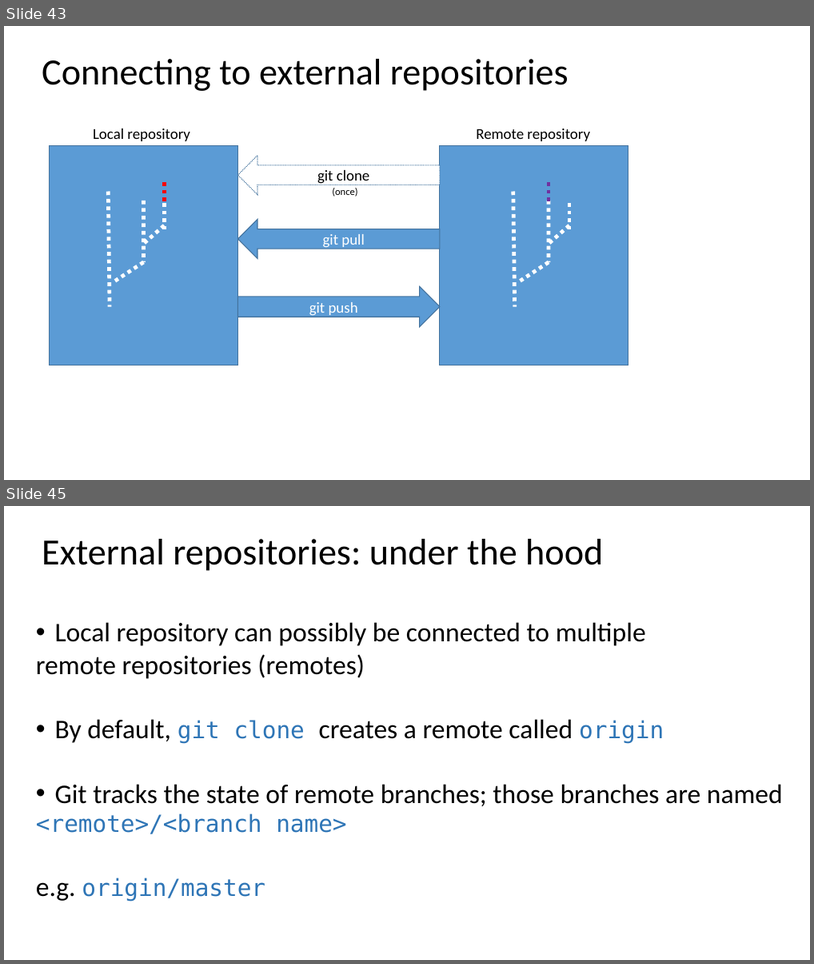
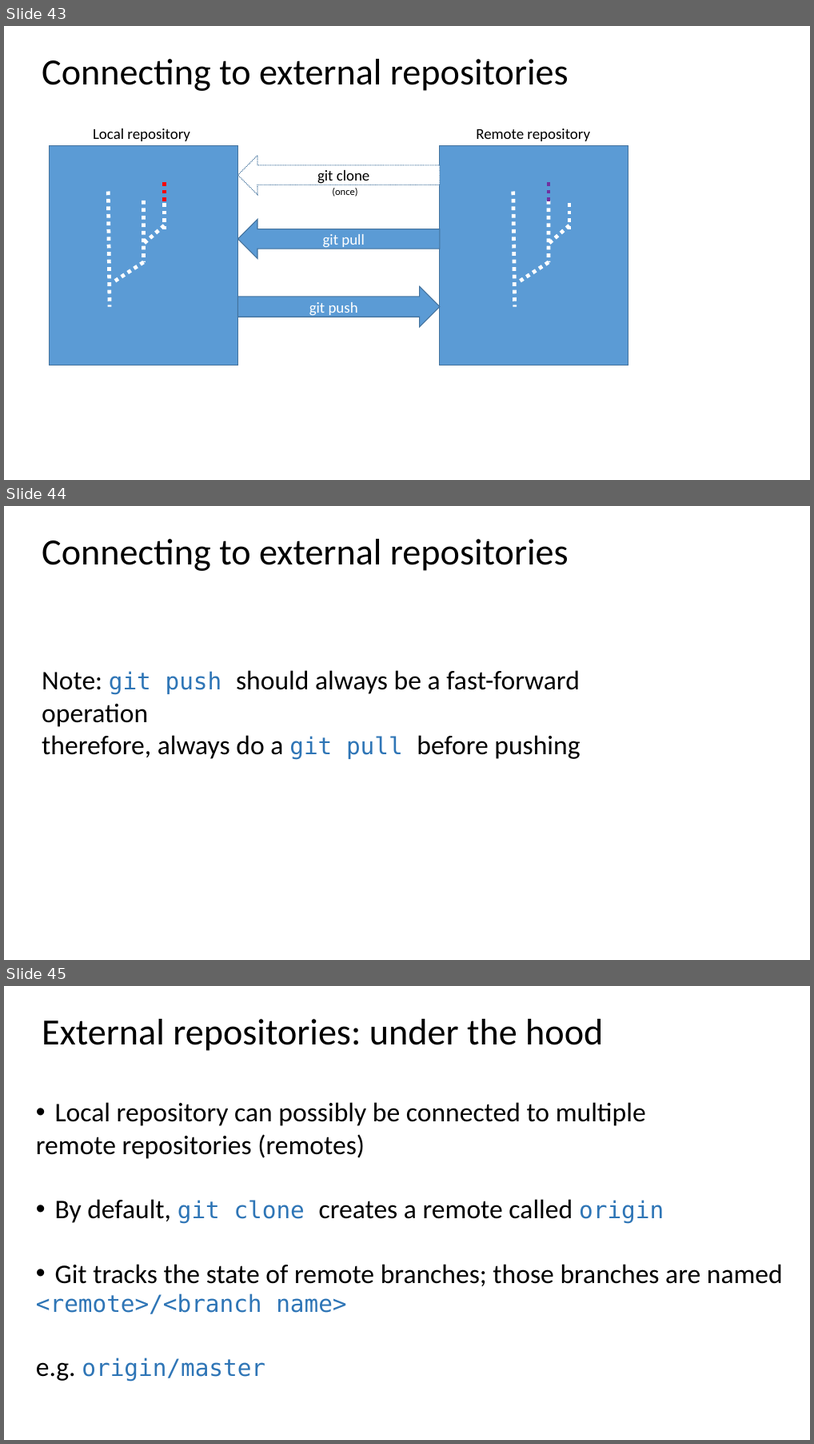
Before and after one commit to ogvolkov/git-101, a slide deck: git101.pptx. Shown one above the other, each under a label of ours: slides 43 and 45 before the commit, slides 43, 44 and 45 after it; the slides between them are not shown. The pictures are 814x964 and 814x1444 pixels, drawn with LibreOffice and Linux fonts; fonts in the diff are those of the drawing. Boxes give left, top, right and bottom in pixels: in the first picture for what was removed or moved away, otherwise in the second. Text is boxed around its words. In the diff, an @@ line names an element or a change of style, - is before the commit and + after.

```diff
--- a/git101.pptx
+++ b/git101.pptx
@@ slide 44 added at (x1=4, y1=506, x2=810, y2=960), background #FFFFFF @@
@@ text added at (x1=42, y1=539, x2=569, y2=571), 44 pt, text #000000 @@
+Connecting to external repositories
@@ text added at (x1=42, y1=670, x2=580, y2=759), 32 pt, text #000000 @@
+Note: git push should always be a fast-forward operation
+therefore, always do a git pull before pushing
```
Also in this commit, not shown: 5 slides changed, 1 other slide added, 3 slides removed.
